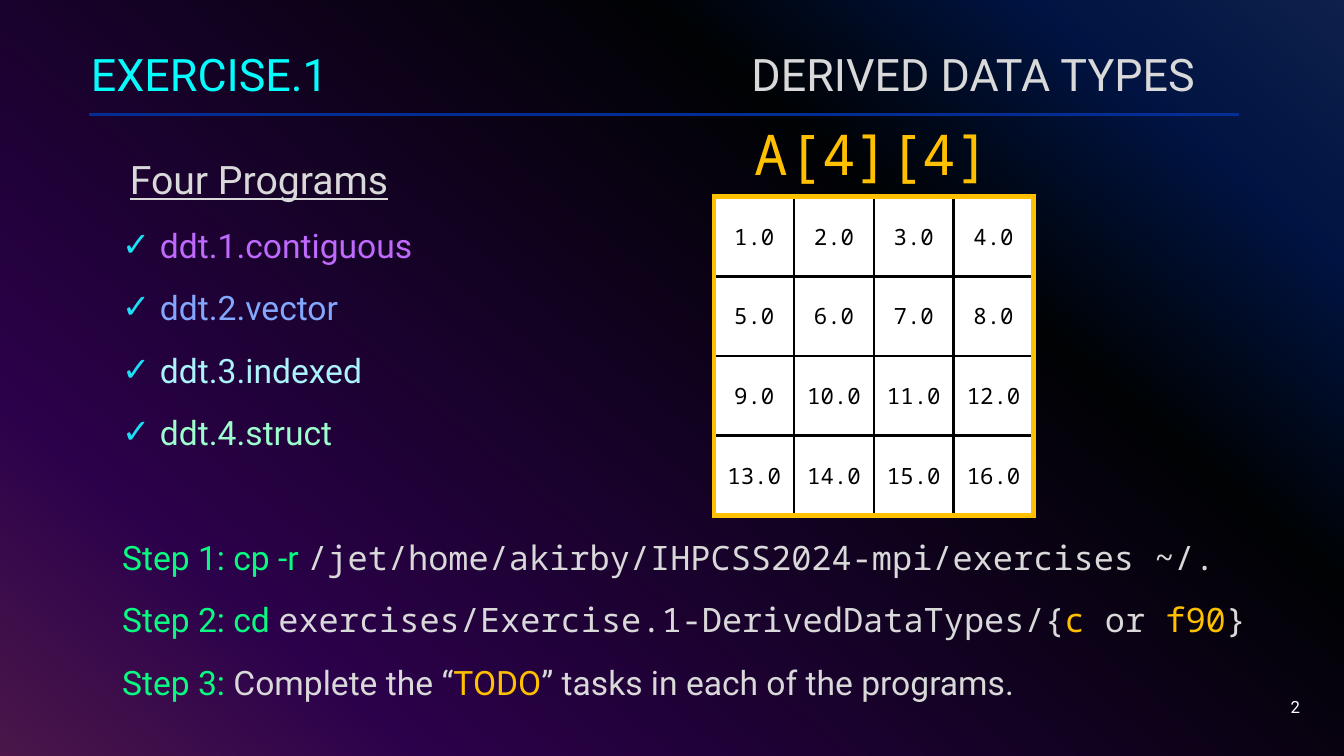
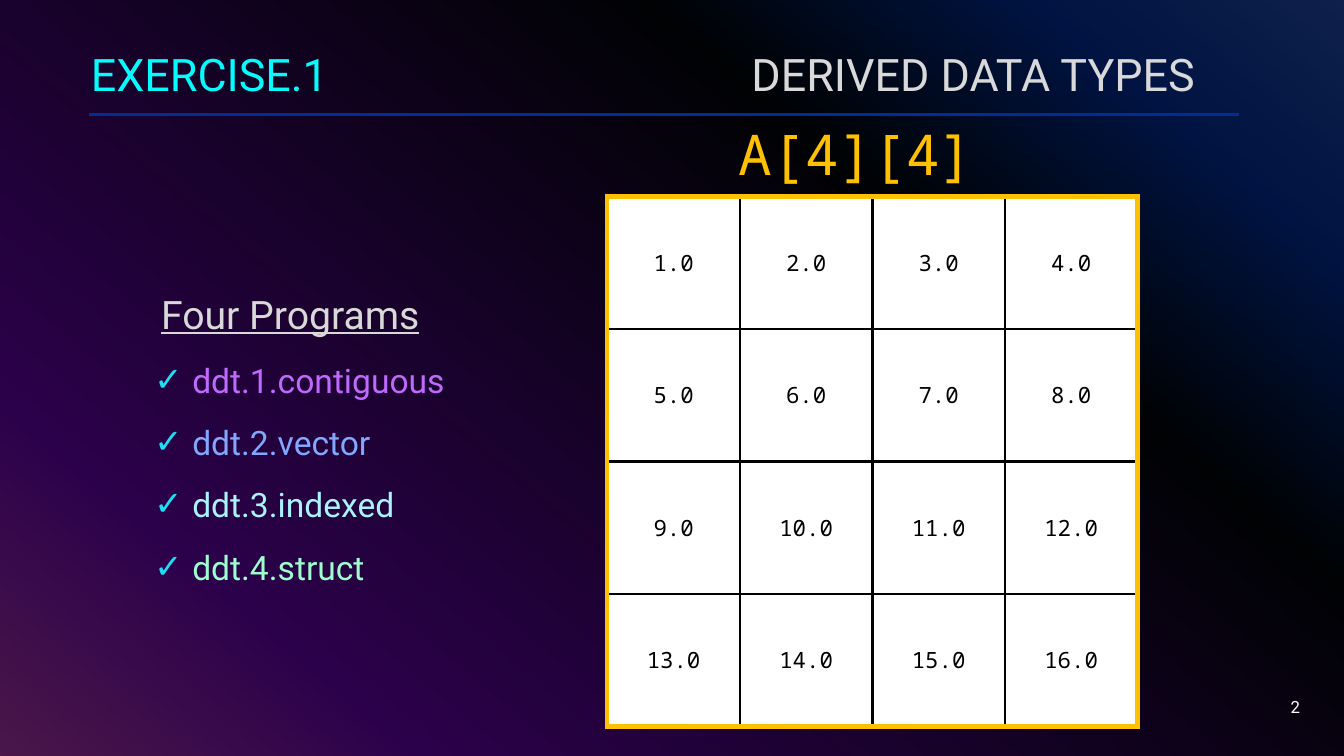
Before and after one commit to ackirby88/IHPCSS2024-mpi, a slide deck: slide 2 of slides/IHPCSS24-Track2-MPI-HandsOnExercises.pptx. Drawn at 1344x756 pixels with LibreOffice and Linux fonts; fonts in the diff are those of the drawing. Boxes give left, top, right and bottom in pixels: in the first picture for what was removed or moved away, otherwise in the second. Text is boxed around its words. In the diff, an @@ line names an element or a change of style, - is before the commit and + after.

```diff
--- a/slides/IHPCSS24-Track2-MPI-HandsOnExercises.pptx
+++ b/slides/IHPCSS24-Track2-MPI-HandsOnExercises.pptx
@@ text "A[4][4]": place and size @@
-text "A[4][4]" at [755,134,990,184]
+text "A[4][4]" at [738,134,973,184]
@@ text "Four Programs" at [161,301,444,581]: list level 2 to 3 in "Four Programs"; list level 3 to 4 in "ddt.1.contiguous"; list level 3 to 4 in "ddt.2.vector"; list level 3 to 4 in "ddt.3.indexed"; list level 3 to 4 in "ddt.4.struct"; vertical alignment top to middle @@
@@ table: place and size @@
-table at [715,197,1033,516]
+table at [608,197,1136,727]
@@ rectangle: place and size @@
-rectangle at [715,197,1034,516]
+rectangle at [608,197,1138,727]
@@ text at [122,544,1246,702]: paragraphs removed @@
-    Step 1: cp -r /jet/home/akirby/IHPCSS2024-mpi/exercises ~/.
-    Step 2: cd exercises/Exercise.1-DerivedDataTypes/{c or f90}
-    Step 3: Complete the “TODO” tasks in each of the programs.
```
Also in this commit, not shown: 3 other slides changed.
